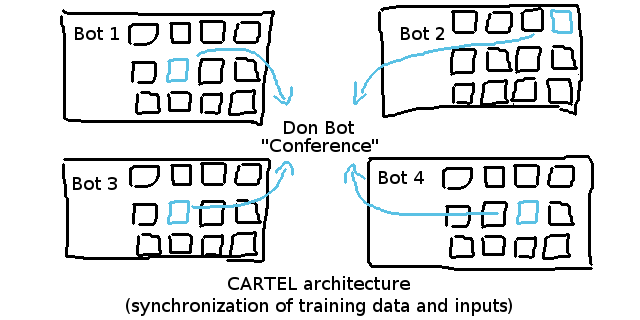
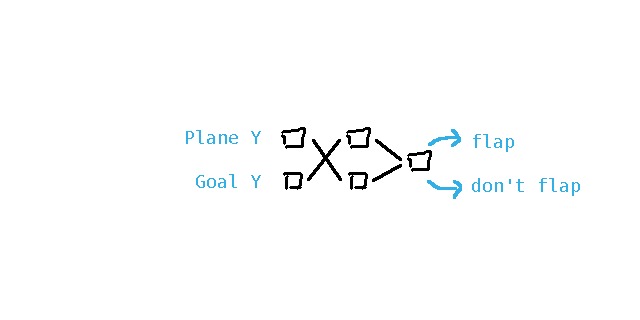
The second 640x320 image is a revision of the first. Changes to its layers:
added group "flappy-network" with 3 layers above "pong-network-03" over (186, 127, 580, 199)
added layer "flappy-network-input" in group "flappy-network" over (186, 130, 261, 188)
added layer "flappy-network-neurons" in group "flappy-network" over (281, 127, 433, 190)
added layer "flappy-network-output" in group "flappy-network" over (427, 129, 580, 199)
hid "cartel-hyperneat" over (60, 4, 594, 316)
